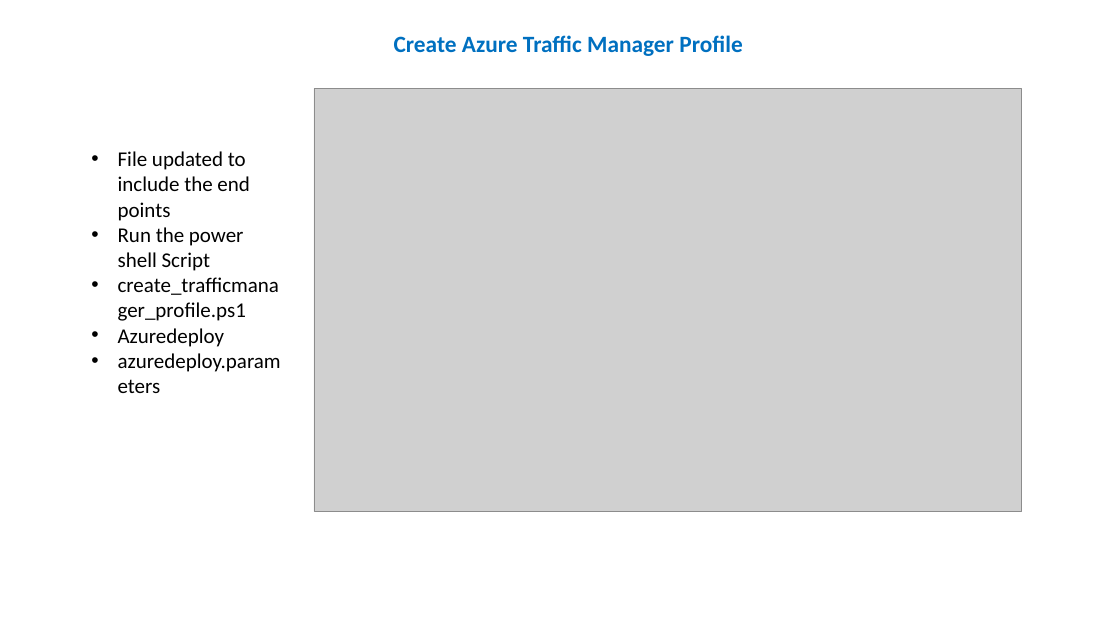
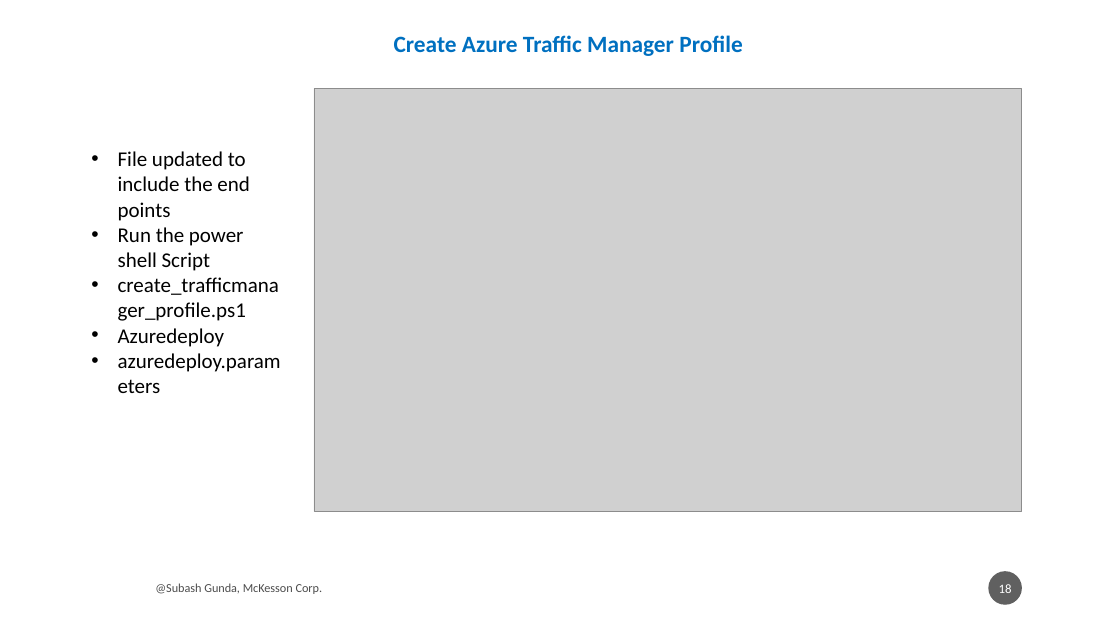
Before and after one commit to subhashgunda/deepazuremck, a slide deck: slide 18 of AzureTrafficManager_SubhashGunda.pptx. Drawn at 1120x630 pixels with LibreOffice and Linux fonts; fonts in the diff are those of the drawing; grey boxes stand for pictures. Boxes give left, top, right and bottom in pixels: in the first picture for what was removed or moved away, otherwise in the second. Text is boxed around its words. In the diff, an @@ line names an element or a change of style, - is before the commit and + after.

```diff
--- a/AzureTrafficManager_SubhashGunda.pptx
+++ b/AzureTrafficManager_SubhashGunda.pptx
@@ text added at bbox=[155, 583, 323, 594], 10.5 pt, text #000000 at 70% opacity @@
+@Subash Gunda, McKesson Corp.
@@ page number added at bbox=[989, 571, 1023, 605], fill #1D1D1D at 70% opacity, 11 pt, text #FFFFFF @@
+18
```
Also in this commit, not shown: 22 other slides changed, 6 slides added, 2 slides removed, 1 other file.
